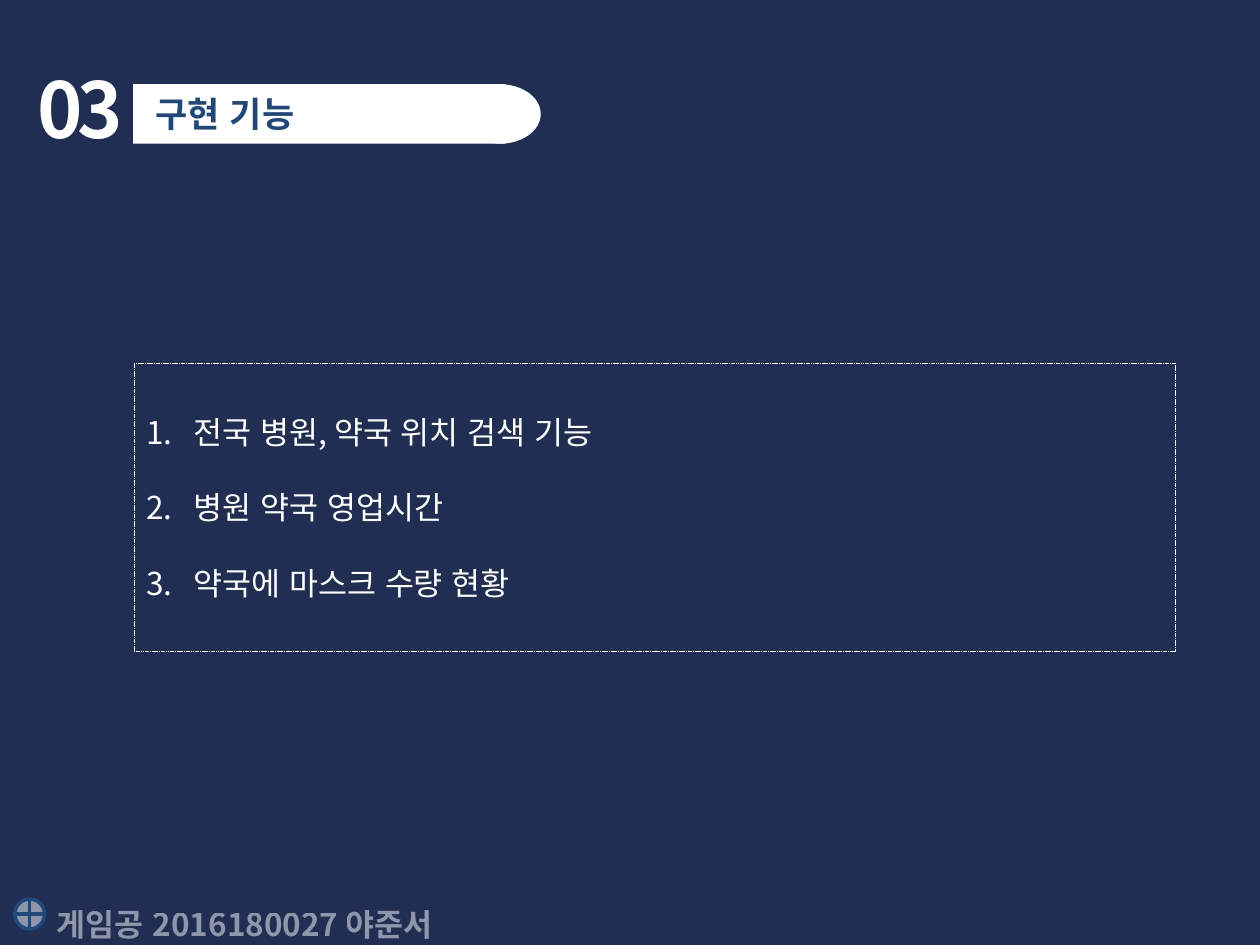
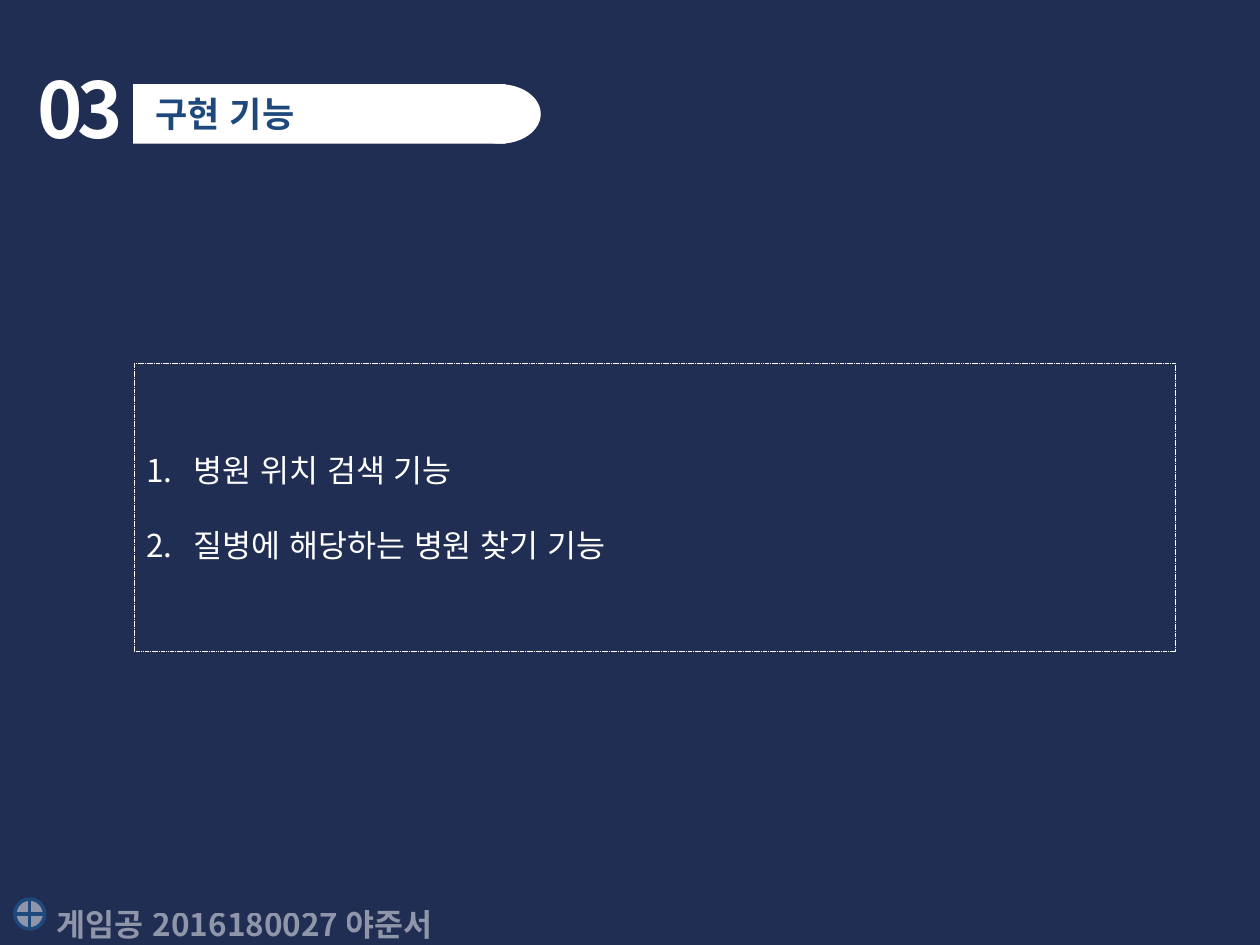
Before and after one commit to yajunseo/script-language-term-project, a slide deck: slide 5 of 발표/텀프로젝트제안서-2016180027야준서.pptx. Drawn at 1260x945 pixels with LibreOffice and Linux fonts; fonts in the diff are those of the drawing. Boxes give left, top, right and bottom in pixels: in the first picture for what was removed or moved away, otherwise in the second. Text is boxed around its words. In the diff, an @@ line names an element or a change of style, - is before the commit and + after.

```diff
--- a/발표/텀프로젝트제안서-2016180027야준서.pptx
+++ b/발표/텀프로젝트제안서-2016180027야준서.pptx
@@ text in rectangle at bbox=[194, 456, 606, 560]: text changed @@
-1. 전국 병원, 약국 위치 검색 기능
-2. 병원 약국 영업시간
-3. 약국에 마스크 수량 현황
+1. 병원 위치 검색 기능
+2. 질병에 해당하는 병원 찾기 기능
```
Also in this commit, not shown: 2 other slides changed, 5 other files.
